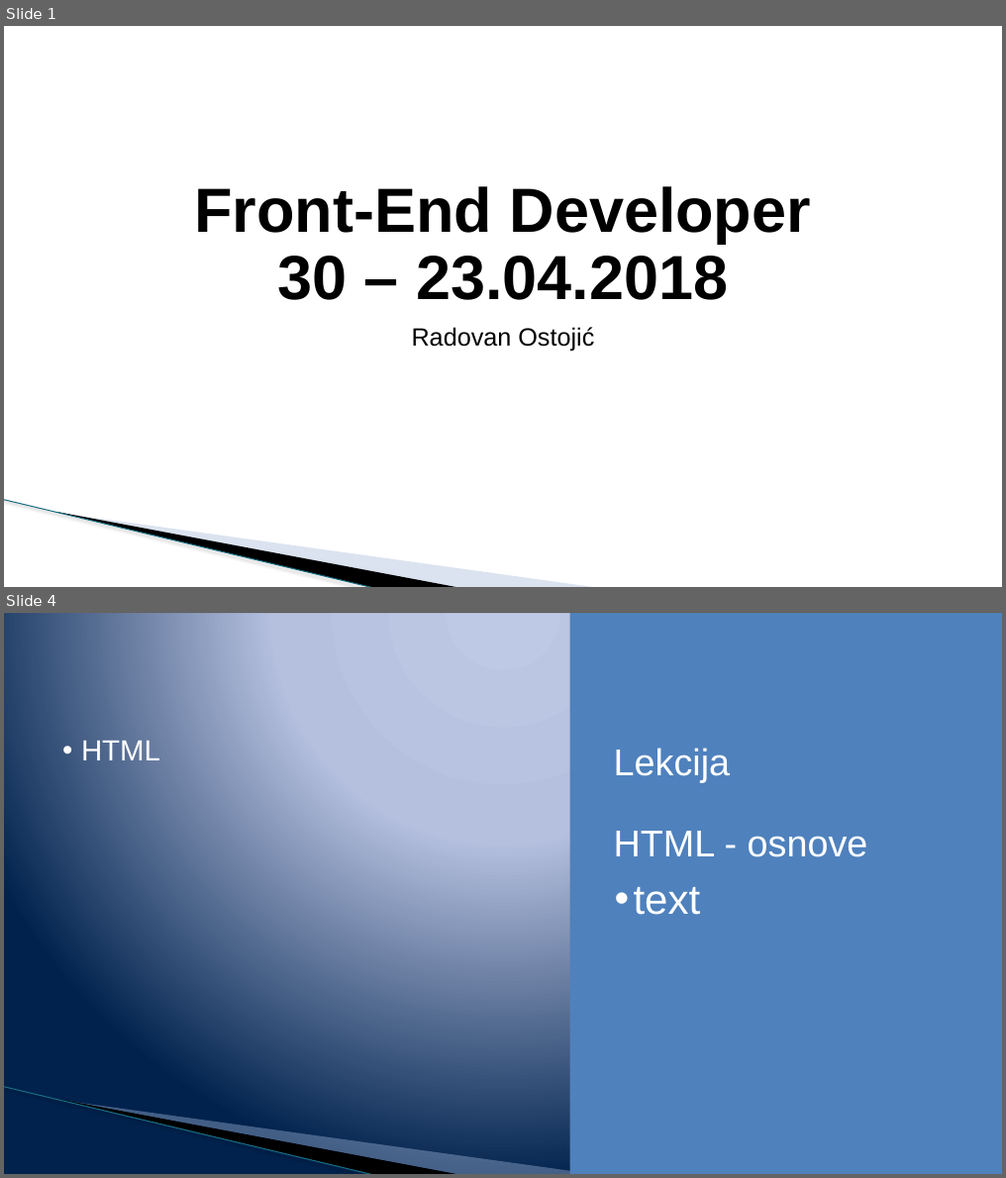
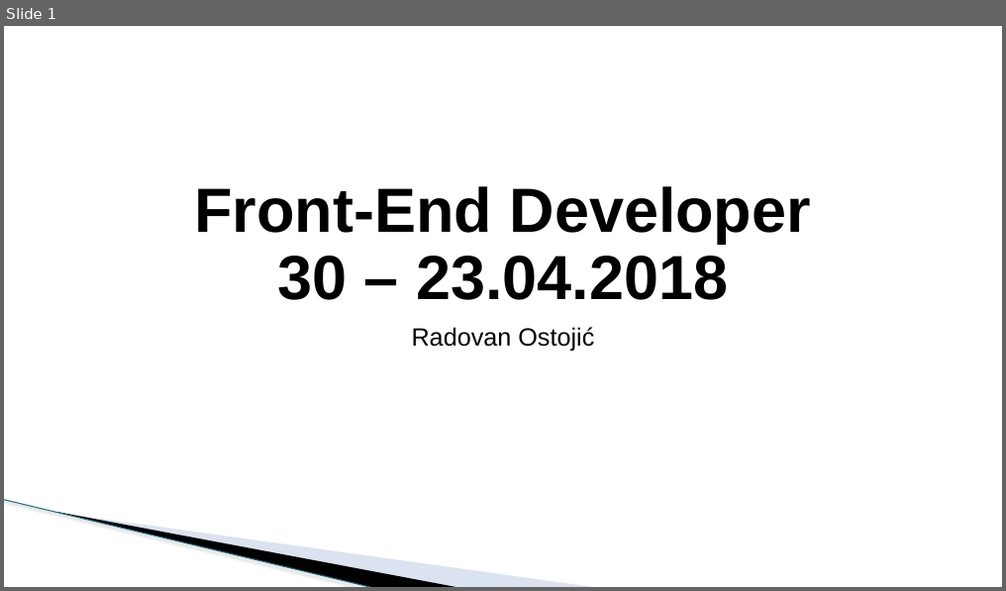
Before and after one commit to todalexcode/kurs-front-end, a slide deck: sesija-30/PPT/Front-End Developer-30.pptx. Shown one above the other, each under a label of ours: slides 1 and 4 before the commit, slide 1 after it; the slides between them are not shown. The pictures are 1006x1178 and 1006x591 pixels, drawn with LibreOffice and Linux fonts; fonts in the diff are those of the drawing; background and template pictures are left out. Boxes give left, top, right and bottom in pixels: in the first picture for what was removed or moved away, otherwise in the second. Text is boxed around its words. In the diff, an @@ line names an element or a change of style, - is before the commit and + after.

```diff
--- a/sesija-30/PPT/Front-End Developer-30.pptx
+++ b/sesija-30/PPT/Front-End Developer-30.pptx
@@ slide 4 removed at (4,613,1002,1174), background gradient #BFC9E5 to #B5C0E0 to #00234D; not listed: 3 template elements that a slide beside it also shows @@
@@ rectangle removed at (570,613,1002,1174) @@
@@ text removed at (81,740,160,761) @@
-• HTML
@@ text removed at (614,748,868,858) @@
-Lekcija
-HTML - osnove
@@ text removed at (634,887,701,915) @@
-• text
```
Also in this commit, not shown: 2 slides changed, 8 slides added, 8 other files.
